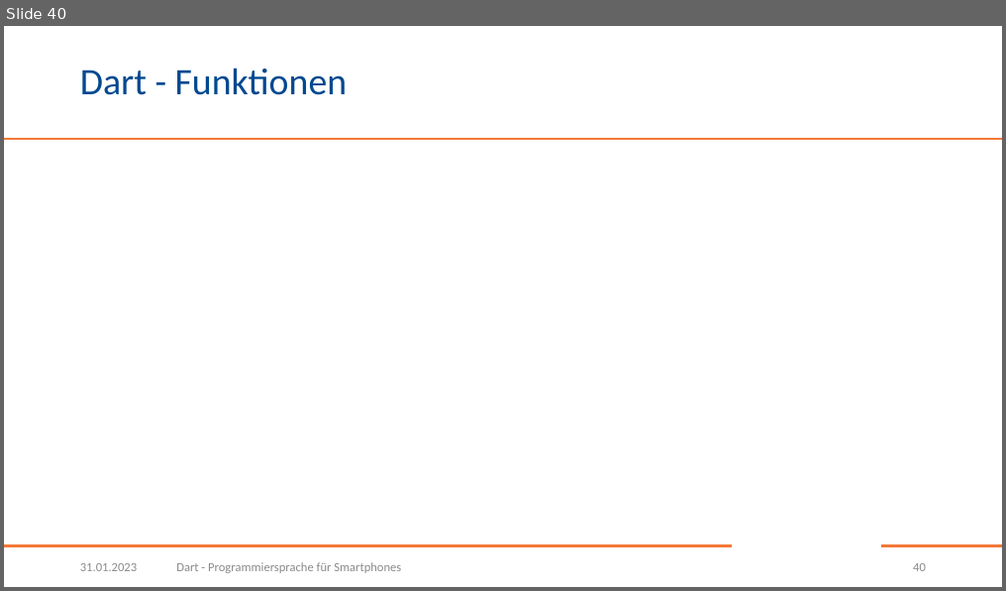
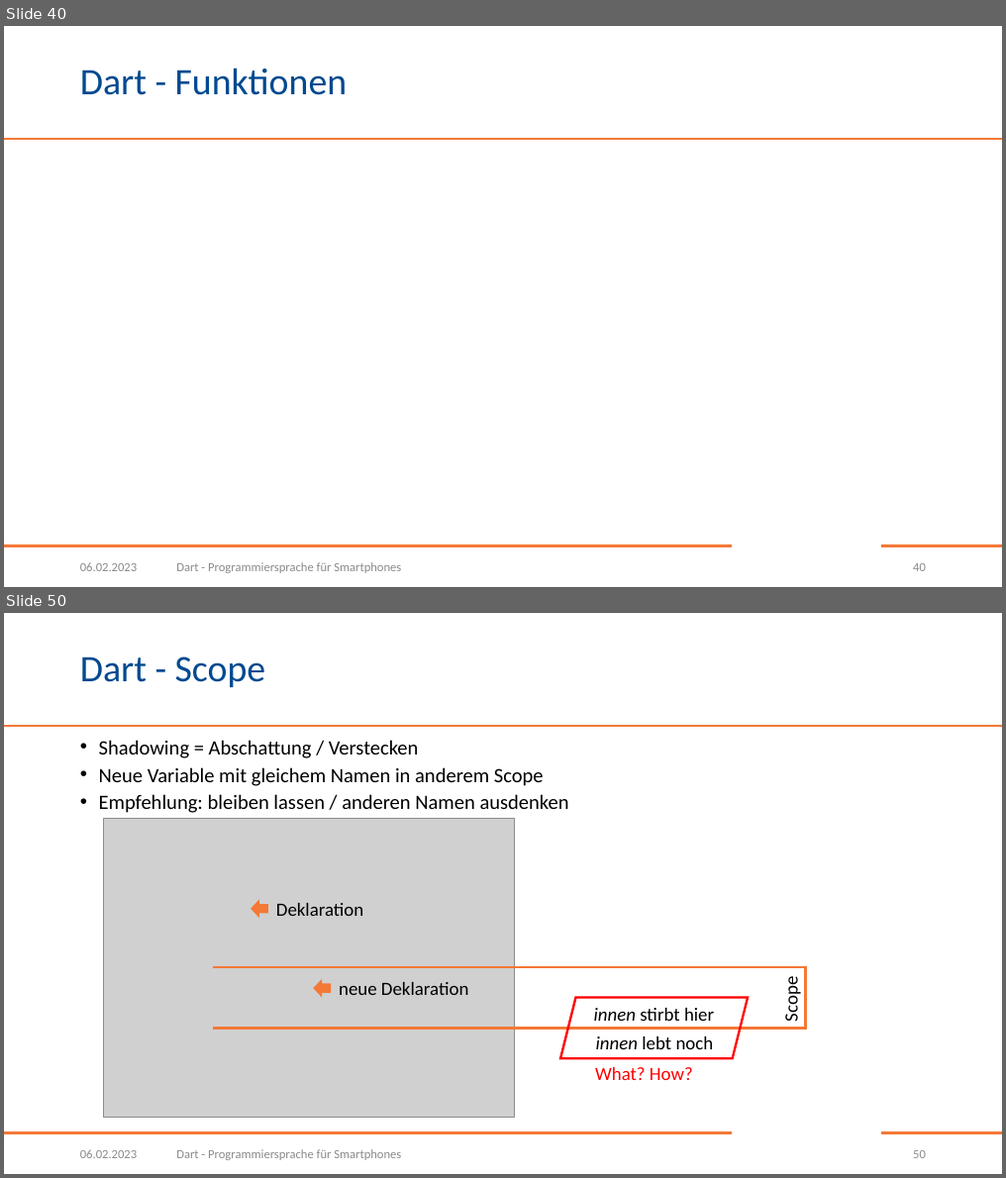
Before and after one commit to BogyMitutoyoCTL/DecisionMakingApp, a slide deck: presentations/Dart.pptx. Shown one above the other, each under a label of ours: slide 40 before the commit, slides 40 and 50 after it; the slides between them are not shown. The pictures are 1006x591 and 1006x1178 pixels, drawn with LibreOffice and Linux fonts; fonts in the diff are those of the drawing; grey boxes stand for pictures; background and template pictures are left out. Boxes give left, top, right and bottom in pixels: in the first picture for what was removed or moved away, otherwise in the second. Text is boxed around its words. In the diff, an @@ line names an element or a change of style, - is before the commit and + after.

Commit message:
Nächste Themen: Named Arguments und Scope

```diff
--- a/presentations/Dart.pptx
+++ b/presentations/Dart.pptx
@@ slide 50 added at [4, 613, 1002, 1174], background #FFFFFF; not listed: 3 template elements that a slide beside it also shows @@
@@ title added at [80, 657, 266, 687], 36 pt, text #004990 @@
+Dart - Scope
@@ text added at [99, 740, 569, 813], 19.6 pt, text #000000 @@
+• Shadowing = Abschattung / Verstecken
+• Neue Variable mit gleichem Namen in anderem Scope
+• Empfehlung: bleiben lassen / anderen Namen ausdenken
@@ picture added at [104, 818, 515, 1118] @@
@@ right arrow added at [252, 900, 268, 919], fill #F47836 @@
@@ text added at [276, 903, 363, 916], 18 pt, text #000000 @@
+Deklaration
@@ right bracket added at [213, 967, 806, 1029], outline #F47836 2.25 pt @@
@@ right arrow added at [313, 979, 331, 998], fill #F47836 @@
@@ text added at [339, 982, 468, 995], 18 pt, text #000000 @@
+neue Deklaration
@@ parallelogram added at [561, 998, 748, 1059], outline #FF0000 2.25 pt @@
@@ text added at [780, 980, 803, 1021], 18 pt, text #000000 @@
+Scope
@@ text added at [594, 1008, 714, 1021], 18 pt, text #000000 @@
+innen stirbt hier
@@ text added at [596, 1037, 714, 1050], 18 pt, text #000000 @@
+innen lebt noch
@@ text added at [595, 1067, 693, 1080], 18 pt, text #FF0000 @@
+What? How?
@@ text added at [80, 1150, 137, 1158], 12 pt, text #8C8C8C @@
+06.02.2023
@@ text added at [176, 1150, 401, 1160], 12 pt, text #8C8C8C @@
+Dart - Programmiersprache für Smartphones
@@ page number added at [913, 1151, 926, 1158], 12 pt, text #8C8C8C @@
+50
@@ slide 40 changed as well @@
@@ text at [80, 563, 137, 571]: text changed @@
-31.01.2023
+06.02.2023
```
Also in this commit, not shown: 39 other slides changed, 10 other slides added.
